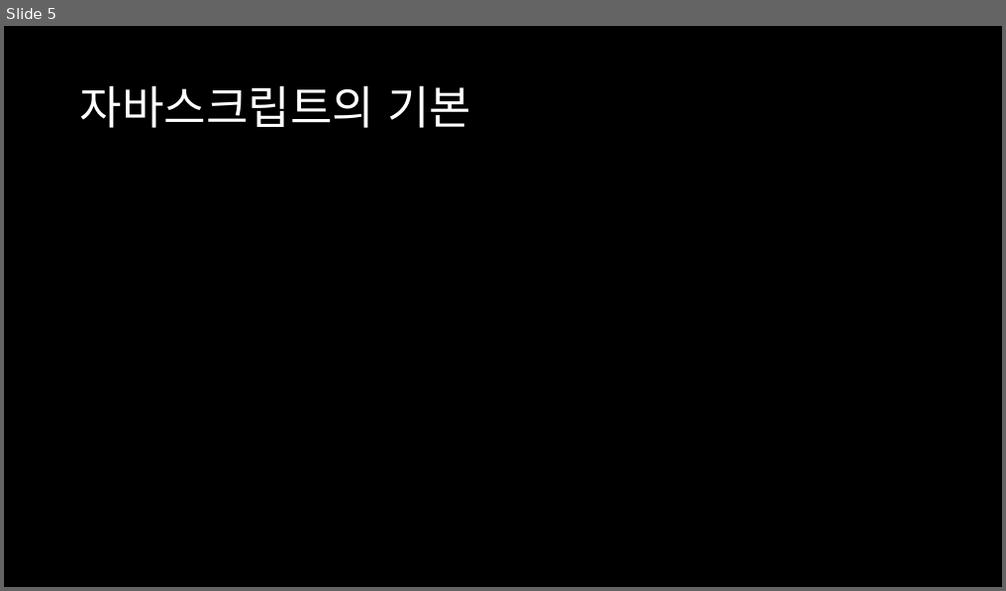
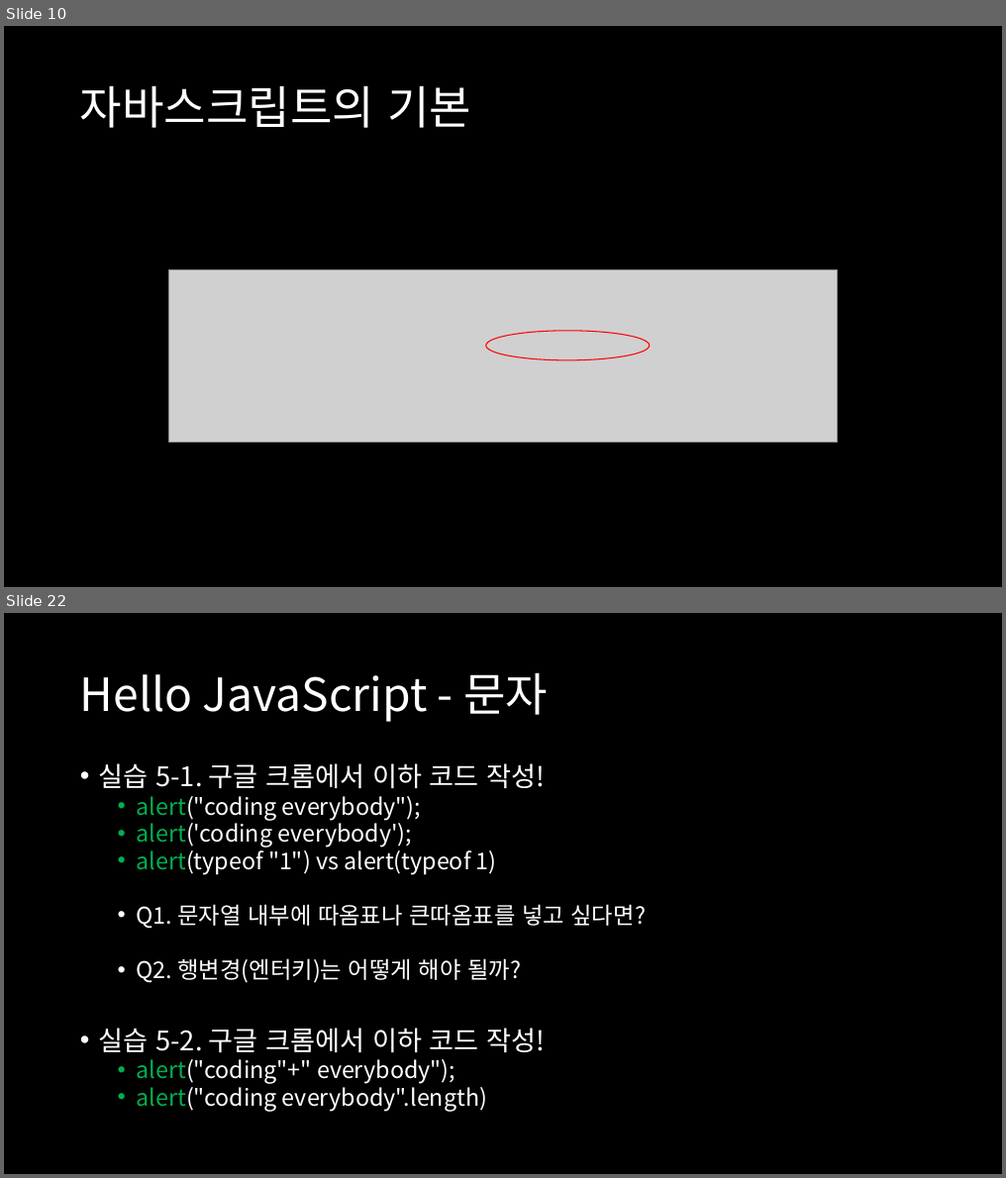
Before and after one commit to songhune/Webprogramming-Highschool, a slide deck: JavaScript/JavaScript.pptx. Shown one above the other, each under a label of ours: slide 5 before the commit, slides 10 and 22 after it; the slides between them are not shown. The pictures are 1006x591 and 1006x1178 pixels, drawn with LibreOffice and Linux fonts; fonts in the diff are those of the drawing; grey boxes stand for pictures. Boxes give left, top, right and bottom in pixels: in the first picture for what was removed or moved away, otherwise in the second. Text is boxed around its words. In the diff, an @@ line names an element or a change of style, - is before the commit and + after.

```diff
--- a/JavaScript/JavaScript.pptx
+++ b/JavaScript/JavaScript.pptx
@@ slide 22 added at [4, 613, 1002, 1174], background #000000 @@
@@ title added at [80, 672, 548, 722], 44 pt, text #FFFFFF @@
+Hello JavaScript - 문자
@@ text added at [99, 763, 646, 1112], 22.2 pt, text #FFFFFF @@
+• 실습 5-1. 구글 크롬에서 이하 코드 작성!
+  • alert("coding everybody");
+  • alert('coding everybody');
+  • alert(typeof "1") vs alert(typeof 1)
+  • Q1. 문자열 내부에 따옴표나 큰따옴표를 넣고 싶다면?
+  • Q2. 행변경(엔터키)는 어떻게 해야 될까?
+• 실습 5-2. 구글 크롬에서 이하 코드 작성!
+  • alert("coding"+" everybody");
+  • alert("coding everybody".length)
@@ what was slide 5 is now slide 10 @@
@@ slide 10 changed as well @@
@@ picture added at [168, 271, 838, 442] @@
@@ ellipse added at [486, 331, 649, 361], outline #FF0000 1 pt @@
```
Also in this commit, not shown: 2 other slides changed, 35 other slides added, 26 other files.
